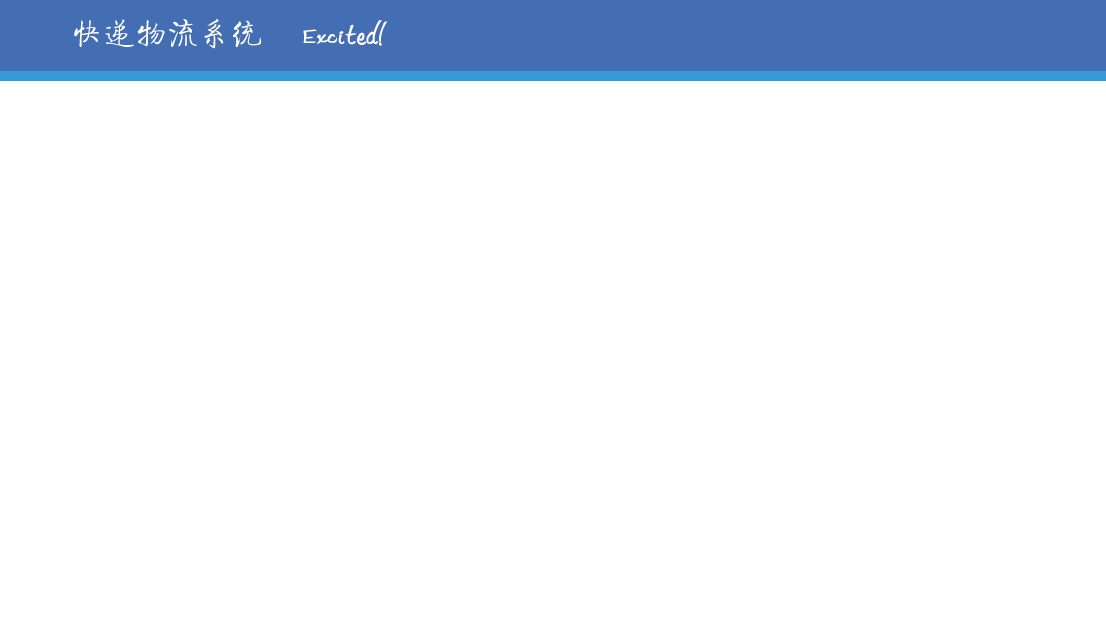
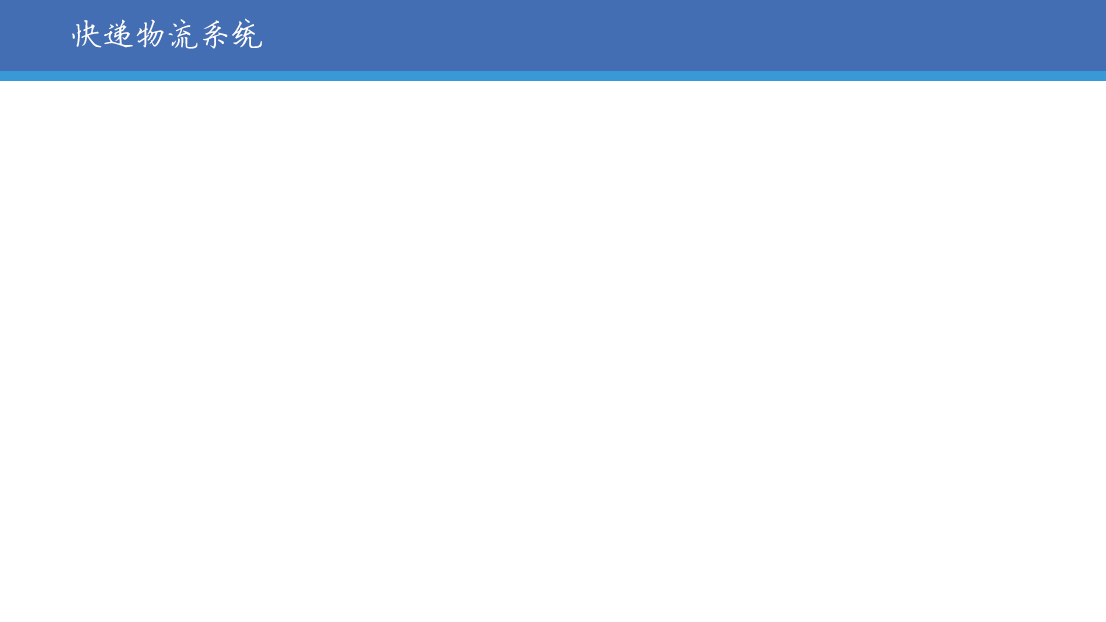
Two versions of the same layered image (1106x622). Layer-by-layer changes:
removed layer "Excited!" over (303, 20, 387, 46)
painted on "快递物流系统" over (72, 18, 262, 49)
